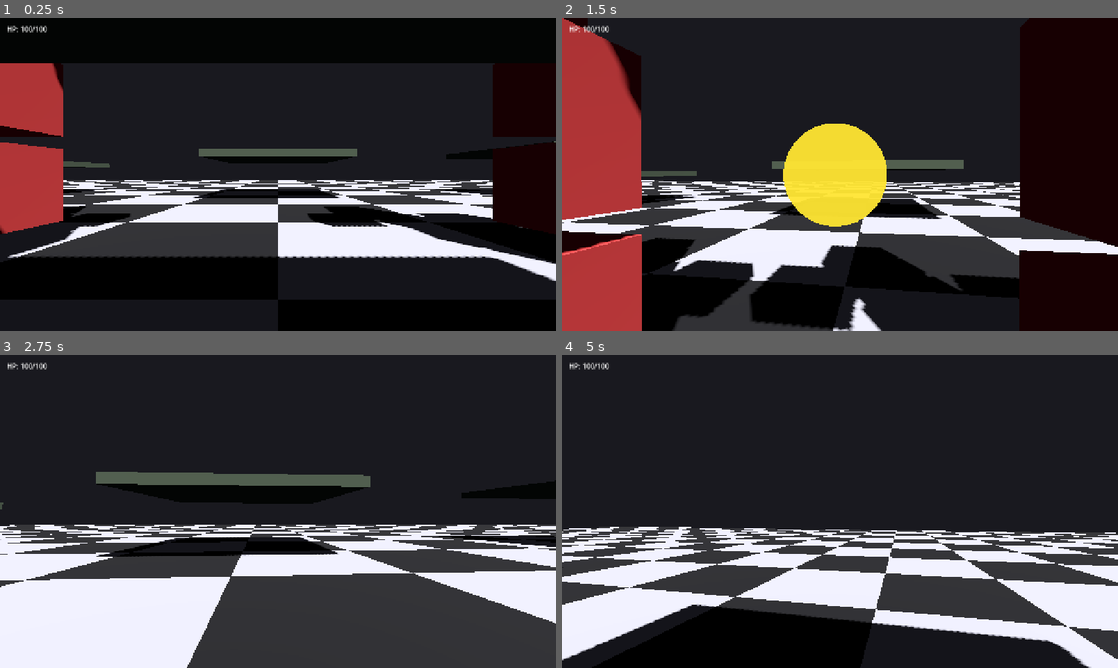
Above: before the commit, frames 1-4 (two rows, left to right).
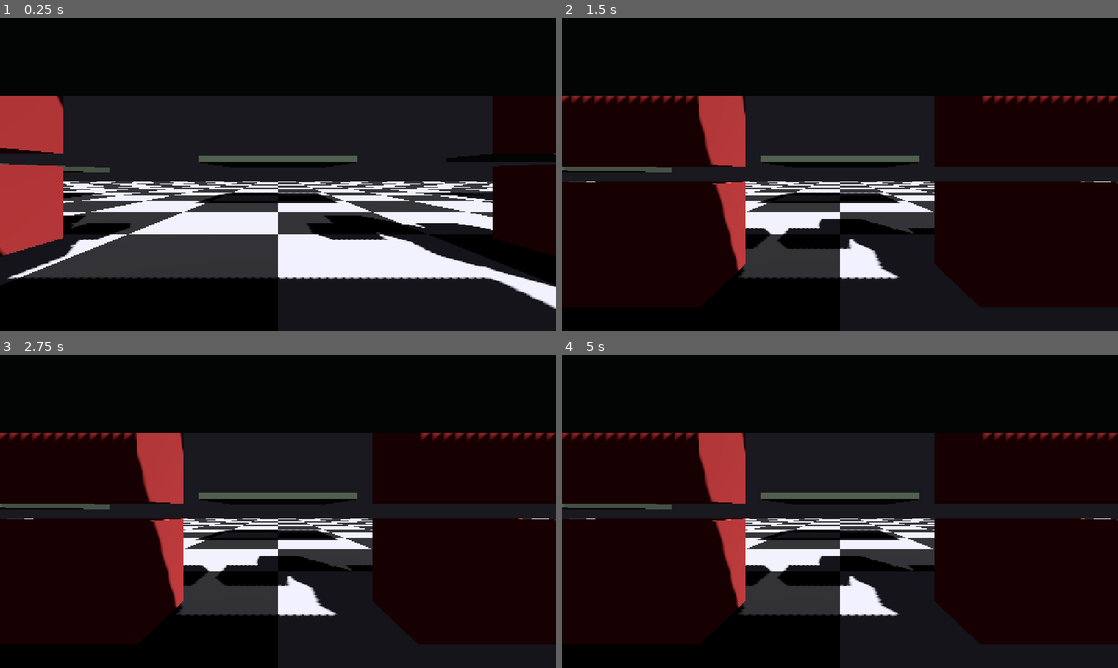
Above: after the commit, the same moments.

Repository: radomirsky/190K-G.O.P
Game: Godot game, scene res://main.tscn
The game is run twice, just before and just after one commit, with the same random seed, the same clock (stepped at 60 frames per second) and the same inputs.
Inputs (mouse positions are in pixels of both pictures, inside the frame that each line leads up to):
- Up to frame 1 (0.25 s): no input
- Up to frame 2 (1.5 s): tap Enter at 0.5 s; move the mouse to (867, 174) at 0.52 s; hold W from 0.53 s (still down); tap E at 0.6 s; click (867, 174) at 0.67 s; tap Space at 0.77 s; move the mouse to (812, 174) at 1.27 s; tap Shift at 1.35 s
- Up to frame 3 (2.75 s): keep holding W; tap Space at 1.52 s; move the mouse to (289, 505) at 2.02 s; tap C at 2.1 s
- Up to frame 4 (5 s): keep holding W; move the mouse to (834, 517) at 2.77 s; tap Q at 2.85 s; click (834, 517) at 2.92 s; tap Space at 3.02, 3.77, 4.52 s; move the mouse to (878, 514) at 3.52 s; hold Ctrl 3.53-4.28 s; move the mouse to (795, 508) at 4.27 s; tap R at 4.35 s

The runs differ from the first frame. In frame 1, 42% of the frame differs, in the area x 0-100%, y 2-100%; in frame 2, 65%; in frame 3, 87%, in the area x 0-100%, y 0-100%; in frame 4, 75%.
Error after the commit: Parse Error: Function "_ensure_sawed_nodes()" not found in base self. (res://player.gd:297)

Commit message:
Add sawed-off shotgun functionality: Introduce new gun type with associated properties, ammo management, and visual effects in player script.

Diff:
--- a/player.gd
+++ b/player.gd
@@ -1,6 +1,6 @@
 extends CharacterBody3D
 
-enum EquippedGun { NONE, PYRAMID, STASIS }
+enum EquippedGun { NONE, PYRAMID, STASIS, SAWED_OFF }
 
 const THROWABLE_CUBE_SCENE := preload("res://throwable_cube.tscn")
 const THROWABLE_PYRAMID_SCENE := preload("res://throwable_pyramid.tscn")
@@ -10,6 +10,7 @@
 const THROWABLE_COLOR_ENLARGE_HINT := Color(1.0, 0.9, 0.18, 1.0)
 const _GUN_MODEL_LOCAL_POS := Vector3(0.25, -0.22, -0.55)
 const _STASIS_GUN_LOCAL_POS := Vector3(-0.28, -0.2, -0.52)
+const _SAWED_GUN_LOCAL_POS := Vector3(0.22, -0.21, -0.48)
 const _HUMANOID_CUBE_LOCAL: Array[Vector3] = [
 	Vector3(-0.35, 0.5, 0),
 	Vector3(0.35, 0.5, 0),
@@ -57,6 +58,14 @@
 ## Подвод оружия к камере при ПКМ (в локале камеры).
 @export var stasis_aim_model_offset: Vector3 = Vector3(0.2, -0.07, 0.16)
 @export var stasis_aim_pos_smooth: float = 18.0
+@export_range(3, 20, 1) var sawed_pellet_count: int = 8
+@export var sawed_spread_jitter: float = 0.16
+@export var sawed_cube_speed: float = 36.0
+@export_range(0.2, 0.55, 0.01) var sawed_pellet_scale: float = 0.34
+@export var sawed_fire_cooldown_sec: float = 0.9
+@export var sawed_mag_size: int = 6
+@export var sawed_refill_delay_sec: float = 3.5
+@export_range(0.0, 2.0, 0.05) var sawed_refill_finish_anim_sec: float = 0.4
 @export var dash_speed: float = 14.5
 @export var dash_duration_sec: float = 0.14
 @export var dash_cooldown_sec: float = 0.7
@@ -101,6 +110,12 @@
 var _stasis_refill_wait: float = 0.0
 var _stasis_ring_visual: MeshInstance3D = null
 var _stasis_ads_blend: float = 0.0
+var _sawed_ammo: int = 6
+var _sawed_cd: float = 0.0
+var _sawed_node: Node3D = null
+var _sawed_muzzle: Node3D = null
+var _sawed_reload: float = 0.0
+var _sawed_refill_wait: float = 0.0
 var _dash_t: float = 0.0
 var _dash_cd: float = 0.0
 var _dash_dir: Vector3 = Vector3.ZERO
@@ -135,6 +150,7 @@
 	_hp = max_hp
 	_gun_ammo = gun_mag_size
 	_stasis_ammo = stasis_mag_size
+	_sawed_ammo = sawed_mag_size
 
 
 func _exit_tree() -> void:
@@ -190,6 +206,15 @@
 			_stasis_refill_wait = 0.0
 			if stasis_refill_finish_anim_sec > 0.0:
 				_stasis_reload = stasis_refill_finish_anim_sec
+	_sawed_cd = maxf(_sawed_cd - _delta, 0.0)
+	_sawed_reload = maxf(_sawed_reload - _delta, 0.0)
+	if _sawed_ammo < sawed_mag_size and _sawed_refill_wait > 0.0:
+		_sawed_refill_wait = maxf(_sawed_refill_wait - _delta, 0.0)
+		if _sawed_refill_wait <= 0.0:
+			_sawed_ammo = sawed_mag_size
+			_sawed_refill_wait = 0.0
+			if sawed_refill_finish_anim_sec > 0.0:
+				_sawed_reload = sawed_refill_finish_anim_sec
 	_dash_cd = maxf(_dash_cd - _delta, 0.0)
 	_hp_cd = maxf(_hp_cd - _delta, 0.0)
 
@@ -268,6 +293,23 @@
 				_stasis_node.position = _STASIS_GUN_LOCAL_POS + ads_ofs
 				_stasis_ring_visual.rotation = Vector3.ZERO
 				_stasis_ring_visual.scale = Vector3.ONE
+	elif _equipped == EquippedGun.SAWED_OFF:
+		_ensure_sawed_nodes()
+		if _sawed_node:
+			var ts := float(Time.get_ticks_msec()) / 1000.0
+			var kw := 0.0
+			if _sawed_ammo < sawed_mag_size and _sawed_refill_wait > 0.0:
+				kw = clampf(_sawed_refill_wait / maxf(sawed_refill_delay_sec, 0.01), 0.0, 1.0)
+			var kf := 0.0
+			if _sawed_reload > 0.0:
+				kf = clampf(_sawed_reload / maxf(sawed_refill_finish_anim_sec, 0.01), 0.0, 1.0)
+			var ks := maxf(kw, kf)
+			if ks > 0.0:
+				_sawed_node.rotation = Vector3(sin(ts * 11.0) * 0.12 * ks, 0.0, sin(ts * 9.0) * 0.22 * ks)
+				_sawed_node.position = _SAWED_GUN_LOCAL_POS + Vector3(0.0, sin(ts * 13.0) * 0.018 * ks, 0.0)
+			else:
+				_sawed_node.rotation = Vector3.ZERO
+				_sawed_node.position = _SAWED_GUN_LOCAL_POS
 
 
 func _setup_hp_ui() -> void:
